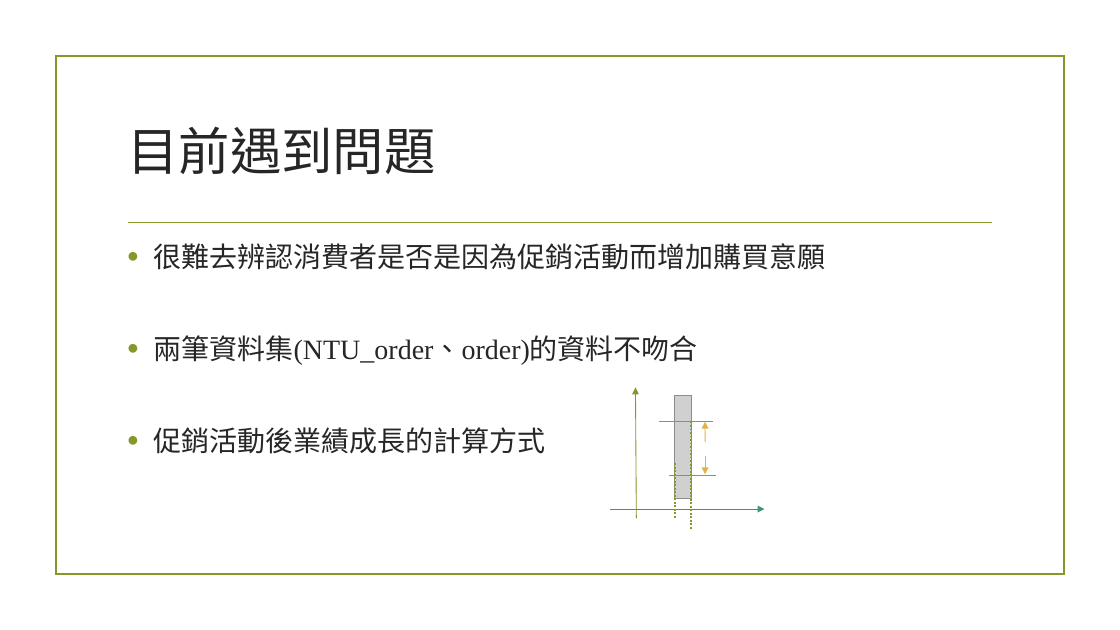
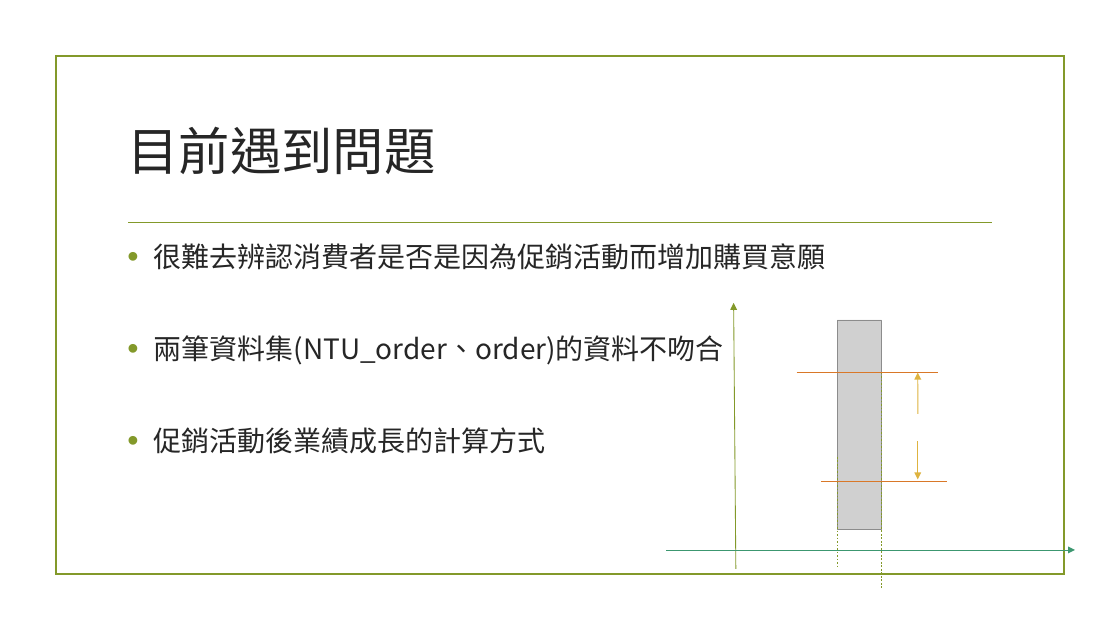
Before and after one commit to KungRayHo/python_project, a slide deck: slide 13 of [python] FinalProject/FinalProject3.pptx. Drawn at 1120x630 pixels with LibreOffice and Linux fonts; fonts in the diff are those of the drawing; grey boxes stand for pictures; background and template pictures are left out. Boxes give left, top, right and bottom in pixels: in the first picture for what was removed or moved away, otherwise in the second. Text is boxed around its words. In the diff, an @@ line names an element or a change of style, - is before the commit and + after.

```diff
--- a/[python] FinalProject/FinalProject3.pptx
+++ b/[python] FinalProject/FinalProject3.pptx
@@ text "很難去辨認消費者是否是因為促銷活動而增加購買意願" at box(154, 243, 826, 454): font Times New Roman to Noto Sans CJK SC @@
@@ arrow moved from (637, 518) - (636, 387) to (736, 569) - (734, 303) @@
@@ picture: place and size @@
-picture at box(675, 396, 691, 499)
+picture at box(838, 320, 881, 529)
@@ line moved from (660, 422) - (712, 422) to (797, 373) - (939, 373) @@
@@ line moved from (691, 422) - (691, 528) to (881, 373) - (881, 590) @@
@@ arrow moved from (705, 442) - (705, 422) to (918, 414) - (918, 373) @@
@@ arrow moved from (705, 455) - (705, 475) to (918, 442) - (918, 480) @@
@@ line moved from (675, 464) - (675, 518) to (838, 457) - (838, 569) @@
@@ line moved from (669, 476) - (717, 476) to (822, 481) - (947, 481) @@
@@ arrow moved from (610, 509) - (765, 509) to (666, 550) - (1075, 550) @@
```
Also in this commit, not shown: 1 slide added, 1 slide removed.
